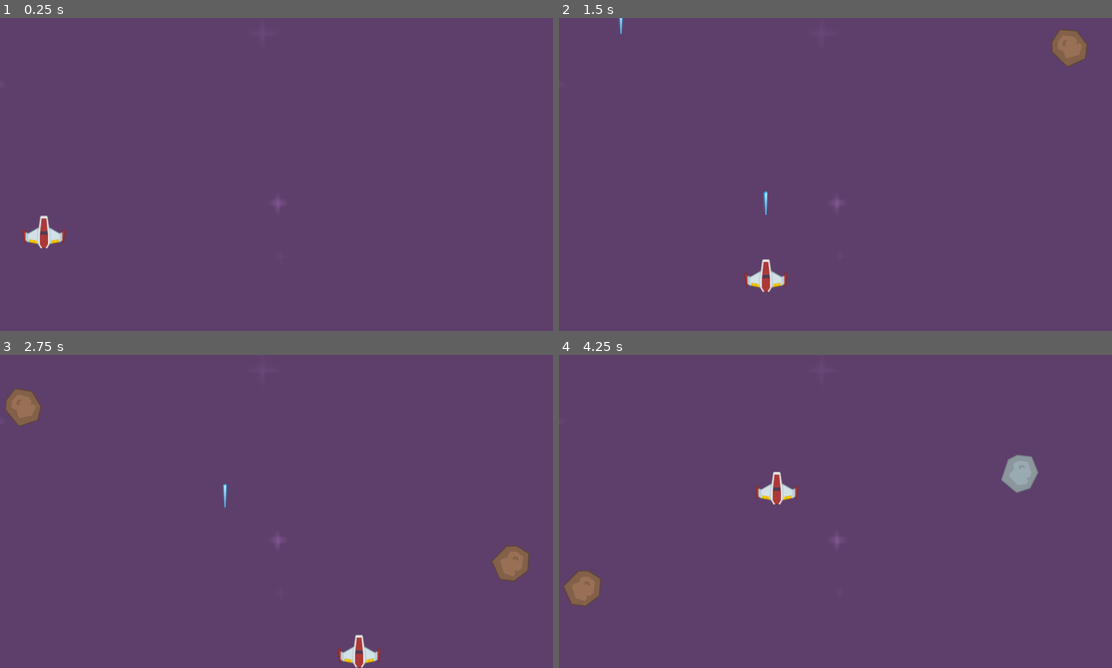
Above: before the commit, frames 1-4 (two rows, left to right).
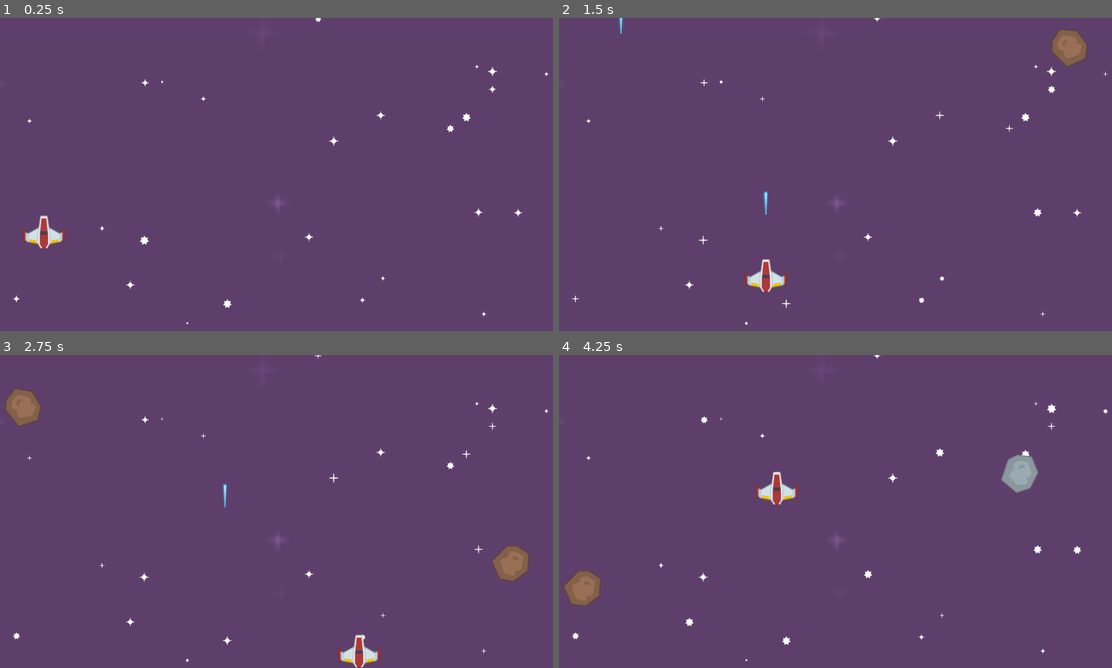
Above: after the commit, the same moments.

Repository: Henninglr/Godot-personal_project
Game: Godot game, scene res://Scenes/level.tscn
Same seed, same stepped clock (60 frames per second), same inputs: the game is played once before the commit and once after it.
Inputs:
- Up to frame 1 (0.25 s): no input
- Up to frame 2 (1.5 s): hold D (TurnRight) 0.53-1.28 s; tap Space (Shoot) at 0.6, 1.35 s; hold S (MoveBackward) from 1.28 s (still down)
- Up to frame 3 (2.75 s): release S (MoveBackward) at 2.03 s; hold D (TurnRight) from 2.03 s (still down); tap Space (Shoot) at 2.1 s
- Up to frame 4 (4.25 s): release D (TurnRight) at 2.78 s; hold W (MoveForward) 2.78-3.53 s; tap Space (Shoot) at 2.85, 3.6 s; hold A (TurnLeft) from 3.53 s (still down)

The runs differ from the first frame. In frame 1, 0.3% of the frame differs, in the area x 2-100%, y 0-98%; in frame 2, 0.3%; in frame 3, 0.3%; in frame 4, 0.4%.

Commit message:
Added stars animation
stars added to background that render at random location, sizes and speed

Diff:
--- a/space-shooter/Scenes/level.gd
+++ b/space-shooter/Scenes/level.gd
@@ -3,6 +3,23 @@
 #load meteor scene
 var meteor_scene : PackedScene = load("res://Scenes/meteor.tscn")
 var laser_scene : PackedScene = load("res://Scenes/laser.tscn")
+
+func _ready() -> void:
+	# stars animation
+	var size := get_viewport().get_visible_rect().size
+	var rng := RandomNumberGenerator.new()
+	for star in $Stars.get_children():
+		#position
+		var random_x = rng.randi_range(0, size.x)
+		var random_y = rng.randi_range(0, size.y)
+		star.position = Vector2(random_x, random_y)
+
+		#scale
+		var random_scale = rng.randf_range(.25, 1)
+		star.scale = Vector2(random_scale, random_scale)
+
+		#animation speed
+		star.speed_scale = rng.randf_range(0.6, 1.4)
 
 func _on_meteor_timer_timeout() -> void:
 	#create instance of meteor
--- a/space-shooter/Scenes/level.tscn
+++ b/space-shooter/Scenes/level.tscn
@@ -1,8 +1,55 @@
-[gd_scene load_steps=6 format=3 uid="uid://cnm34pg754ajc"]
+[gd_scene load_steps=10 format=3 uid="uid://cnm34pg754ajc"]
 
 [ext_resource type="Script" path="res://Scenes/level.gd" id="1_8bwp5"]
 [ext_resource type="Texture2D" uid="uid://ckdq0fuv8yvj5" path="res://Backgrounds/purple.png" id="1_k36je"]
 [ext_resource type="PackedScene" uid="uid://bi0qjch42k1de" path="res://Scenes/player.tscn" id="2_3twgc"]
+[ext_resource type="Texture2D" uid="uid://b5tbn0jqpsy7r" path="res://PNG/Effects/star1.png" id="3_47vcp"]
+[ext_resource type="Texture2D" uid="uid://b3oqekpw8nc2j" path="res://PNG/Effects/star2.png" id="4_jqiah"]
+[ext_resource type="Texture2D" uid="uid://doeb5g8wnhr07" path="res://PNG/Effects/star3.png" id="5_65kox"]
+
+[sub_resource type="SpriteFrames" id="SpriteFrames_n0st2"]
+animations = [{
+"frames": [{
+"duration": 1.0,
+"texture": ExtResource("3_47vcp")
+}, {
+"duration": 1.0,
+"texture": ExtResource("3_47vcp")
+}, {
+"duration": 1.0,
+"texture": ExtResource("3_47vcp")
+}, {
+"duration": 1.0,
+"texture": ExtResource("3_47vcp")
+}, {
+"duration": 1.0,
+"texture": ExtResource("4_jqiah")
+}, {
+"duration": 1.0,
+"texture": ExtResource("4_jqiah")
+}, {
+"duration": 1.0,
+"texture": ExtResource("4_jqiah")
+}, {
+"duration": 1.0,
+"texture": ExtResource("4_jqiah")
+}, {
+"duration": 1.0,
+"texture": ExtResource("5_65kox")
+}, {
+"duration": 1.0,
+"texture": ExtResource("5_65kox")
+}, {
+"duration": 1.0,
+"texture": ExtResource("5_65kox")
+}, {
+"duration": 1.0,
+"texture": ExtResource("5_65kox")
+}],
+"loop": true,
+"name": &"default",
+"speed": 30.0
+}]
 
 [sub_resource type="RectangleShape2D" id="RectangleShape2D_fma7o"]
 size = Vector2(50, 720)
@@ -18,6 +65,108 @@
 scale = Vector2(7, 7)
 texture = ExtResource("1_k36je")
 
+[node name="Stars" type="Node2D" parent="."]
+
+[node name="AnimatedSprite2D" type="AnimatedSprite2D" parent="Stars"]
+sprite_frames = SubResource("SpriteFrames_n0st2")
+autoplay = "default"
+
+[node name="AnimatedSprite2D2" type="AnimatedSprite2D" parent="Stars"]
+sprite_frames = SubResource("SpriteFrames_n0st2")
+autoplay = "default"
+
+[node name="AnimatedSprite2D3" type="AnimatedSprite2D" parent="Stars"]
+sprite_frames = SubResource("SpriteFrames_n0st2")
+autoplay = "default"
+
+[node name="AnimatedSprite2D4" type="AnimatedSprite2D" parent="Stars"]
+sprite_frames = SubResource("SpriteFrames_n0st2")
+autoplay = "default"
+
+[node name="AnimatedSprite2D5" type="AnimatedSprite2D" parent="Stars"]
+sprite_frames = SubResource("SpriteFrames_n0st2")
+autoplay = "default"
+
+[node name="AnimatedSprite2D6" type="AnimatedSprite2D" parent="Stars"]
+sprite_frames = SubResource("SpriteFrames_n0st2")
+autoplay = "default"
+
+[node name="AnimatedSprite2D7" type="AnimatedSprite2D" parent="Stars"]
+sprite_frames = SubResource("SpriteFrames_n0st2")
+autoplay = "default"
+
+[node name="AnimatedSprite2D8" type="AnimatedSprite2D" parent="Stars"]
+sprite_frames = SubResource("SpriteFrames_n0st2")
+autoplay = "default"
+
+[node name="AnimatedSprite2D9" type="AnimatedSprite2D" parent="Stars"]
+sprite_frames = SubResource("SpriteFrames_n0st2")
+autoplay = "default"
+
+[node name="AnimatedSprite2D10" type="AnimatedSprite2D" parent="Stars"]
+sprite_frames = SubResource("SpriteFrames_n0st2")
+autoplay = "default"
+
+[node name="AnimatedSprite2D11" type="AnimatedSprite2D" parent="Stars"]
+sprite_frames = SubResource("SpriteFrames_n0st2")
+autoplay = "default"
+
+[node name="AnimatedSprite2D12" type="AnimatedSprite2D" parent="Stars"]
+sprite_frames = SubResource("SpriteFrames_n0st2")
+autoplay = "default"
+
+[node name="AnimatedSprite2D13" type="AnimatedSprite2D" parent="Stars"]
+sprite_frames = SubResource("SpriteFrames_n0st2")
+autoplay = "default"
+
+[node name="AnimatedSprite2D14" type="AnimatedSprite2D" parent="Stars"]
+sprite_frames = SubResource("SpriteFrames_n0st2")
+autoplay = "default"
+
+[node name="AnimatedSprite2D15" type="AnimatedSprite2D" parent="Stars"]
+sprite_frames = SubResource("SpriteFrames_n0st2")
+autoplay = "default"
+
+[node name="AnimatedSprite2D16" type="AnimatedSprite2D" parent="Stars"]
+sprite_frames = SubResource("SpriteFrames_n0st2")
+autoplay = "default"
+
+[node name="AnimatedSprite2D17" type="AnimatedSprite2D" parent="Stars"]
+sprite_frames = SubResource("SpriteFrames_n0st2")
+autoplay = "default"
+
+[node name="AnimatedSprite2D18" type="AnimatedSprite2D" parent="Stars"]
+sprite_frames = SubResource("SpriteFrames_n0st2")
+autoplay = "default"
+
+[node name="AnimatedSprite2D19" type="AnimatedSprite2D" parent="Stars"]
+sprite_frames = SubResource("SpriteFrames_n0st2")
+autoplay = "default"
+
+[node name="AnimatedSprite2D20" type="AnimatedSprite2D" parent="Stars"]
+sprite_frames = SubResource("SpriteFrames_n0st2")
+autoplay = "default"
+
+[node name="AnimatedSprite2D21" type="AnimatedSprite2D" parent="Stars"]
+sprite_frames = SubResource("SpriteFrames_n0st2")
+autoplay = "default"
+
+[node name="AnimatedSprite2D22" type="AnimatedSprite2D" parent="Stars"]
+sprite_frames = SubResource("SpriteFrames_n0st2")
+autoplay = "default"
+
+[node name="AnimatedSprite2D23" type="AnimatedSprite2D" parent="Stars"]
+sprite_frames = SubResource("SpriteFrames_n0st2")
+autoplay = "default"
+
+[node name="AnimatedSprite2D24" type="AnimatedSprite2D" parent="Stars"]
+sprite_frames = SubResource("SpriteFrames_n0st2")
+autoplay = "default"
+
+[node name="AnimatedSprite2D25" type="AnimatedSprite2D" parent="Stars"]
+sprite_frames = SubResource("SpriteFrames_n0st2")
+autoplay = "default"
+
 [node name="Player" parent="." instance=ExtResource("2_3twgc")]
 position = Vector2(1, -7)
 
